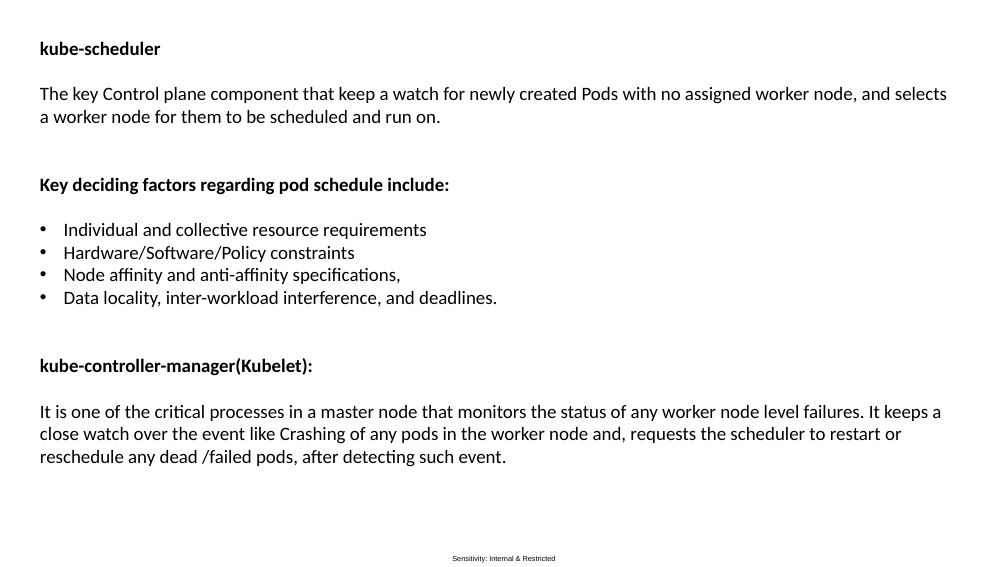
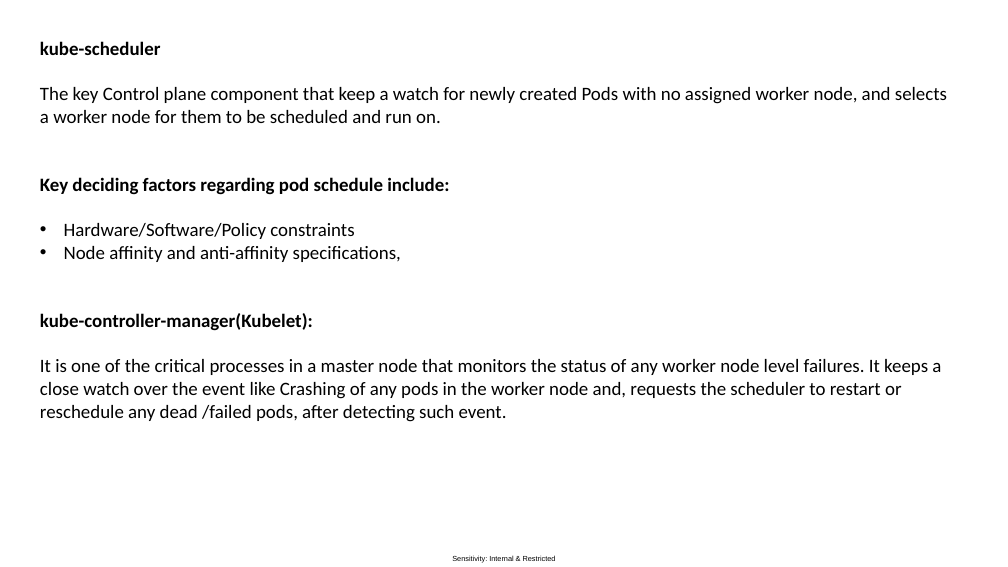
Before and after one commit to raj13aug/k8s-class, a slide deck: slide 7 of 24-27-aug2021/24-08-2021.pptx (slide 6 before the commit). Drawn at 1008x567 pixels with LibreOffice and Linux fonts; fonts in the diff are those of the drawing. Boxes give left, top, right and bottom in pixels: in the first picture for what was removed or moved away, otherwise in the second. Text is boxed around its words. In the diff, an @@ line names an element or a change of style, - is before the commit and + after.

```diff
--- a/24-27-aug2021/24-08-2021.pptx
+++ b/24-27-aug2021/24-08-2021.pptx
@@ text at (64,223,427,239): paragraph removed @@
-• Individual and collective resource requirements
@@ text at (64,291,497,307): paragraph removed @@
-• Data locality, inter-workload interference, and deadlines.
```
Also in this commit, not shown: 1 other slide changed, 8 slides added, 1 slide removed, 2 other files.
